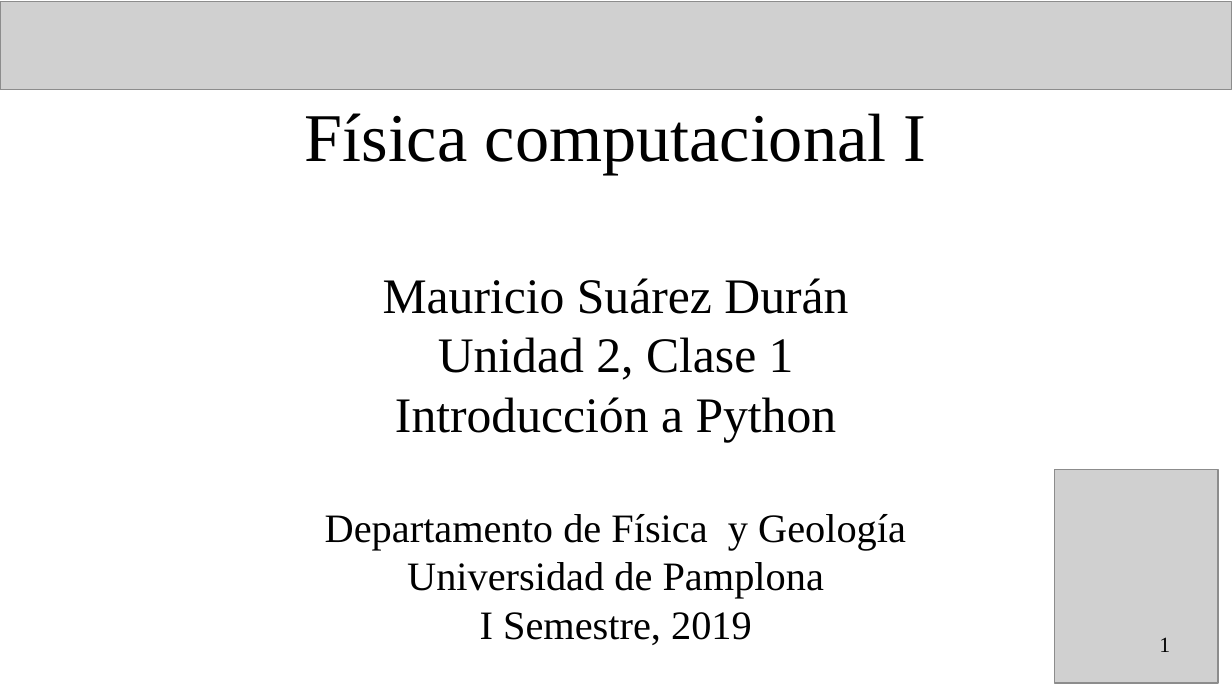
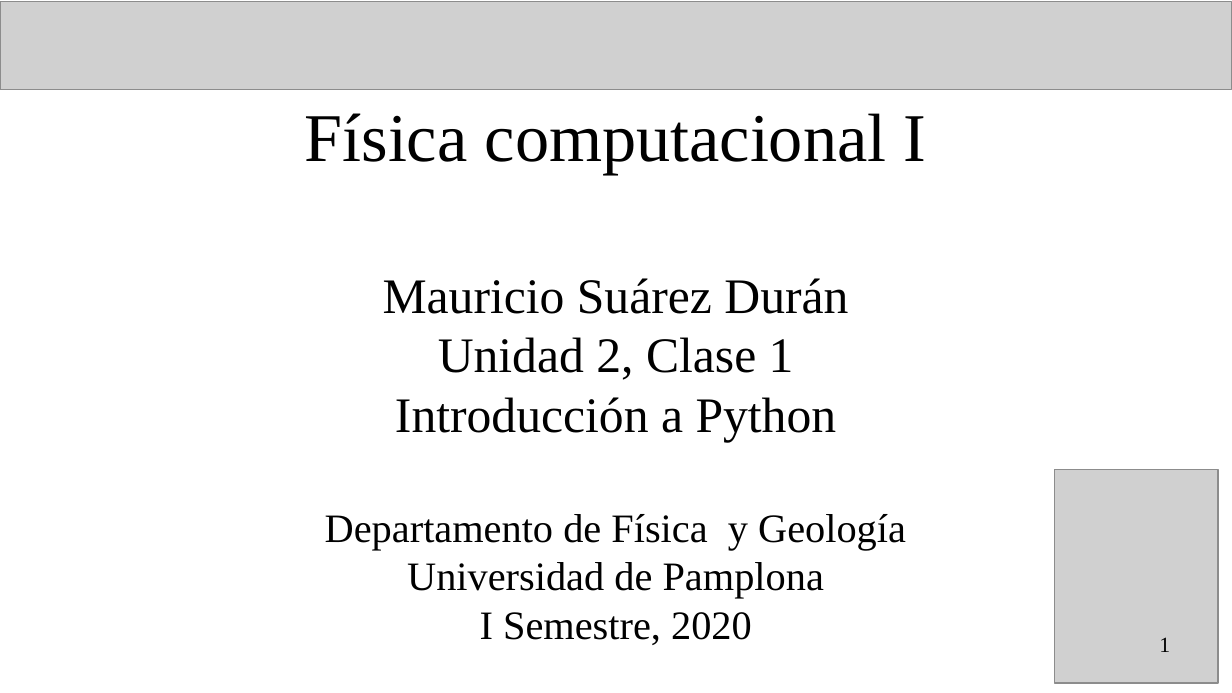
Before and after one commit to fiscompunipamplona/unid2_introPython, a slide deck: slide 1 of clases/clase-introPython_1.odp. Drawn at 1232x693 pixels with LibreOffice and Linux fonts; fonts in the diff are those of the drawing; grey boxes stand for pictures. Boxes give left, top, right and bottom in pixels: in the first picture for what was removed or moved away, otherwise in the second. Text is boxed around its words. In the diff, an @@ line names an element or a change of style, - is before the commit and + after.

Commit message:
Aupdated to 2020-i

```diff
--- a/clases/clase-introPython_1.odp
+++ b/clases/clase-introPython_1.odp
@@ subtitle at bbox=[480, 612, 752, 645]: text changed @@
-I Semestre, 2019
+I Semestre, 2020
```
